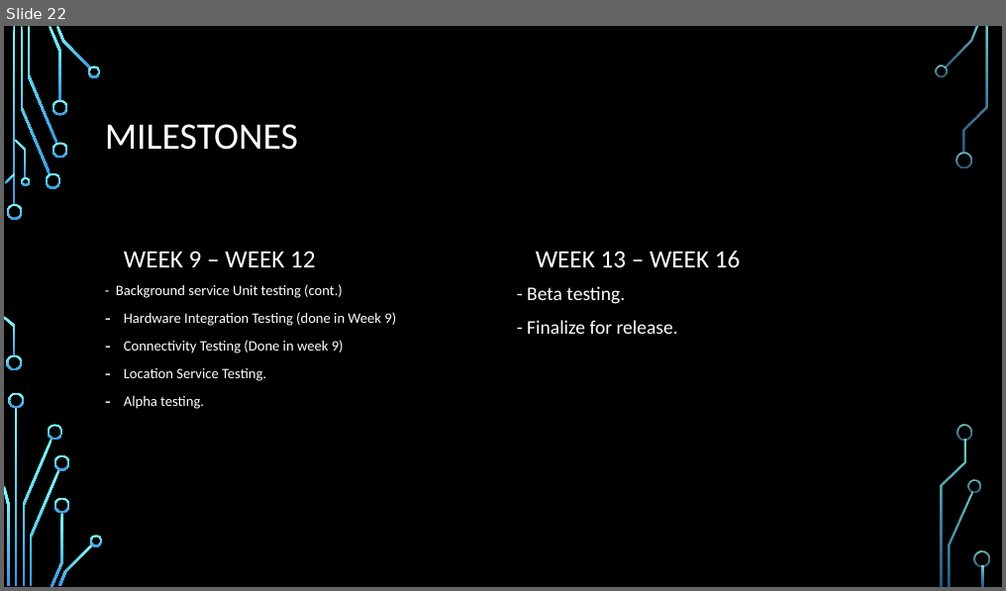
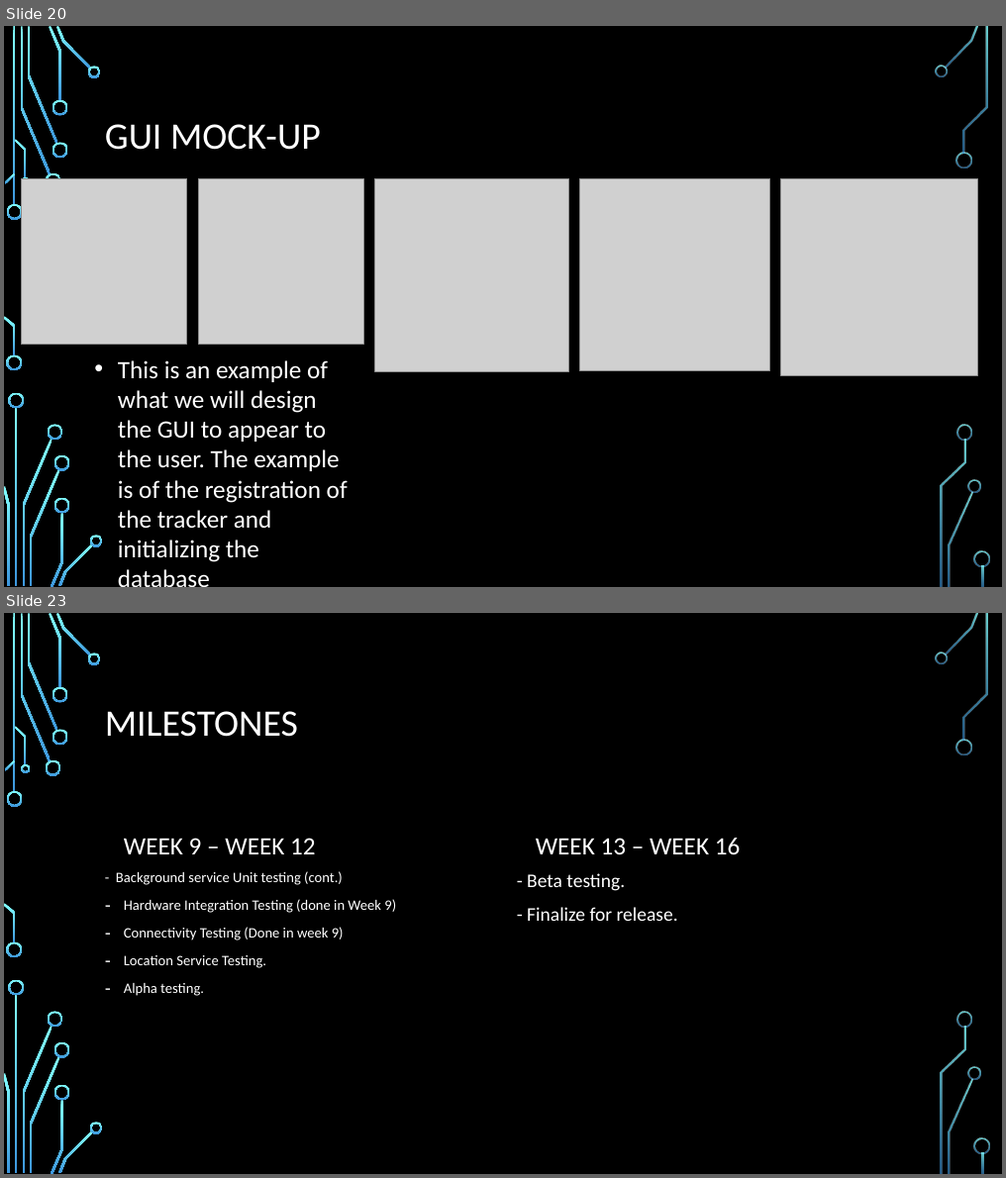
Before and after one commit to dontaylor6000/Group27_Tracker, a slide deck: Documentation/PDR.pptx. Shown one above the other, each under a label of ours: slide 22 before the commit, slides 20 and 23 after it; the slides between them are not shown. The pictures are 1006x591 and 1006x1178 pixels, drawn with LibreOffice and Linux fonts; fonts in the diff are those of the drawing; grey boxes stand for pictures; background and template pictures are left out. Boxes give left, top, right and bottom in pixels: in the first picture for what was removed or moved away, otherwise in the second. Text is boxed around its words. In the diff, an @@ line names an element or a change of style, - is before the commit and + after.

```diff
--- a/Documentation/PDR.pptx
+++ b/Documentation/PDR.pptx
@@ slide 20 added at [4, 26, 1002, 587], background picture (left out); not listed: 36 template elements that a slide beside it also shows @@
@@ title added at [105, 124, 321, 150], 36 pt, text #FFFFFF @@
+GUI MOCK-UP
@@ picture added at [21, 178, 187, 344] @@
@@ picture added at [198, 178, 363, 344] @@
@@ picture added at [374, 178, 568, 372] @@
@@ picture added at [580, 178, 770, 371] @@
@@ picture added at [781, 178, 978, 376] @@
@@ text added at [118, 361, 348, 563], 24 pt, text #FFFFFF @@
+• This is an example of what we will design the GUI to appear to the user. The example is of the registration of the tracker and initializing the database
@@ what was slide 22 is now slide 23 @@
```
Also in this commit, not shown: 12 slides changed, 1 other slide added, 1 slide removed.
